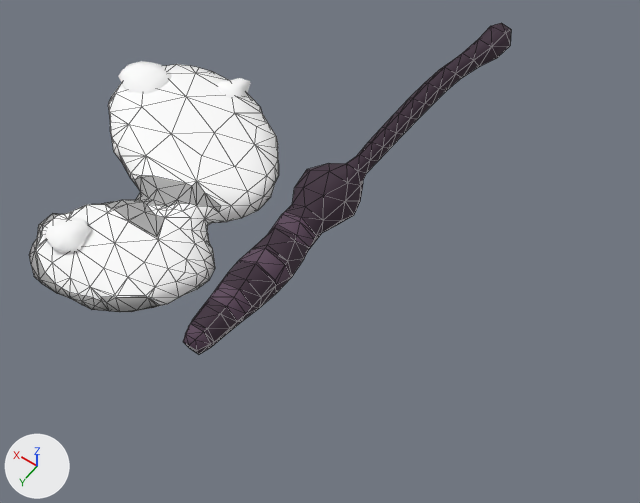
Renders of the glTF model app/assets/models/prop_scene_butterfly.glb from each side of a commit.
Both versions are drawn from a camera (50 mm lens) standing at (-0.401, 0.48, 0.8) and looking at (-0.052, -0.009, 0.03). The axes (+X, +Y, +Z) are drawn at lower left. The lights are the same throughout. The picture after the commit comes second. Mesh edges are drawn as thin lines on the coarser meshes.

The first picture shows 'dots', 'prop_scene_butterfly', 'wing'.
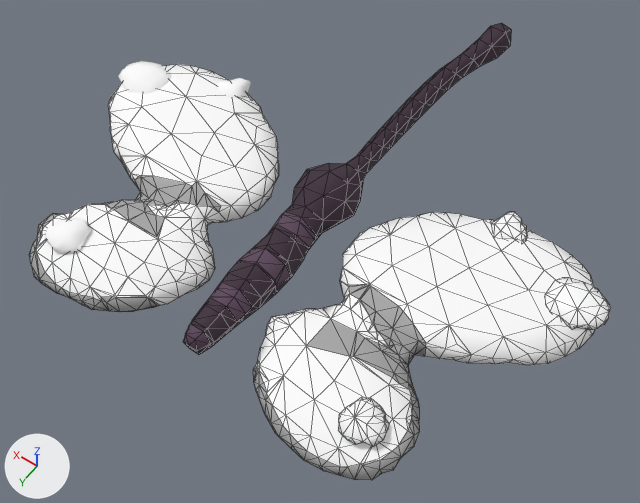
Edits to the bpy script that builds the scene:
```text
Add mat_prop_scene_butterfly_skin_003:
    mat_prop_scene_butterfly_skin_003 = bpy.data.materials.new('prop_scene_butterfly_skin.003')
    mat_prop_scene_butterfly_skin_003.use_nodes = True; mat_prop_scene_butterfly_skin_003.node_tree.nodes.clear()
    _N = mat_prop_scene_butterfly_skin_003.node_tree.nodes; _L = mat_prop_scene_butterfly_skin_003.node_tree.links
    n0 = _N.new('ShaderNodeBsdfPrincipled'); n0.name = 'Principled BSDF'
    n0.inputs[2].default_value = 0.8  # 'Roughness'
    n1 = _N.new('ShaderNodeOutputMaterial'); n1.name = 'Material Output'
    n2 = _N.new('ShaderNodeVertexColor'); n2.name = 'Color Attribute'
    _L.new(n0.outputs[0], n1.inputs[0])  # 'BSDF' to 'Surface'
    _L.new(n2.outputs[0], n0.inputs[0])  # 'Color' to 'Base Color'
Add mat_prop_scene_butterfly_skin_004:
    mat_prop_scene_butterfly_skin_004 = bpy.data.materials.new('prop_scene_butterfly_skin.004')
    mat_prop_scene_butterfly_skin_004.use_nodes = True; mat_prop_scene_butterfly_skin_004.node_tree.nodes.clear()
    _N = mat_prop_scene_butterfly_skin_004.node_tree.nodes; _L = mat_prop_scene_butterfly_skin_004.node_tree.links
    n0 = _N.new('ShaderNodeBsdfPrincipled'); n0.name = 'Principled BSDF'
    n0.inputs[2].default_value = 0.8  # 'Roughness'
    n1 = _N.new('ShaderNodeOutputMaterial'); n1.name = 'Material Output'
    n2 = _N.new('ShaderNodeVertexColor'); n2.name = 'Color Attribute'
    _L.new(n0.outputs[0], n1.inputs[0])  # 'BSDF' to 'Surface'
    _L.new(n2.outputs[0], n0.inputs[0])  # 'Color' to 'Base Color'
Add me_wingl:
    me_wingl.from_pydata(...)  # 349 vertices, 694 faces; spans x -0.339..-0.048, y -0.189..0.184, z -0.024..0.022
    me_wingl.materials.append(mat_prop_scene_butterfly_skin_003)
Add me_dotsl:
    me_dotsl.from_pydata(...)  # 126 vertices, 240 faces; spans x -0.346..-0.179, y -0.196..0.153, z 0.009..0.026
    me_dotsl.materials.append(mat_prop_scene_butterfly_skin_004)
Add ob_wingl:
    ob_wingl = bpy.data.objects.new('wingL', me_wingl)
    ob_wingl.location = (0.0, 0.0, 0.0)
Add ob_dotsl:
    ob_dotsl = bpy.data.objects.new('dotsL', me_dotsl)
    ob_dotsl.location = (0.0, 0.0, 0.0)
```

Where the change shows, as pixel boxes (x1, y1, x2, y2) in the pictures (640 x 503 px):
'wingL', added: after (253, 212, 594, 480)
'dotsL', added: after (338, 212, 611, 447)
